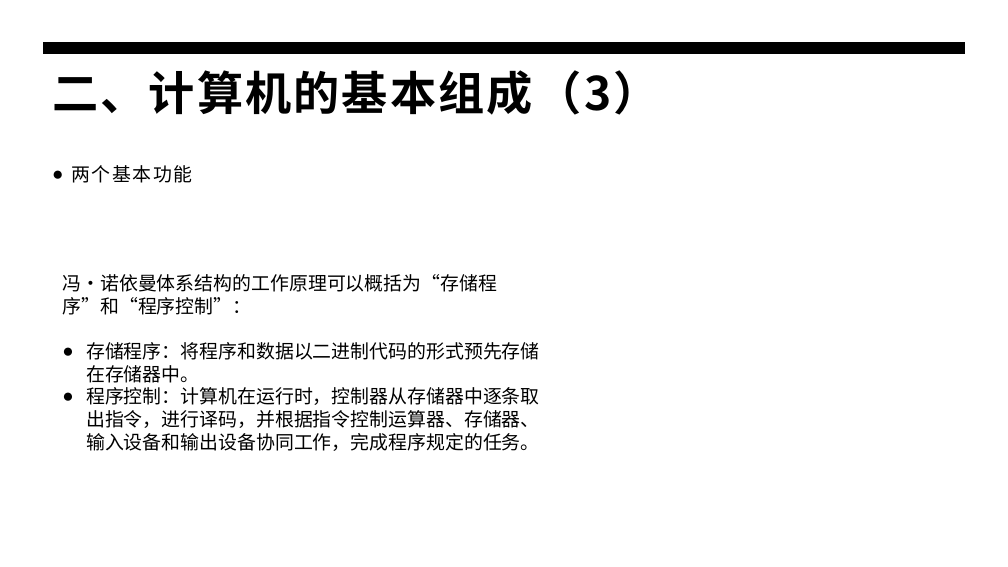
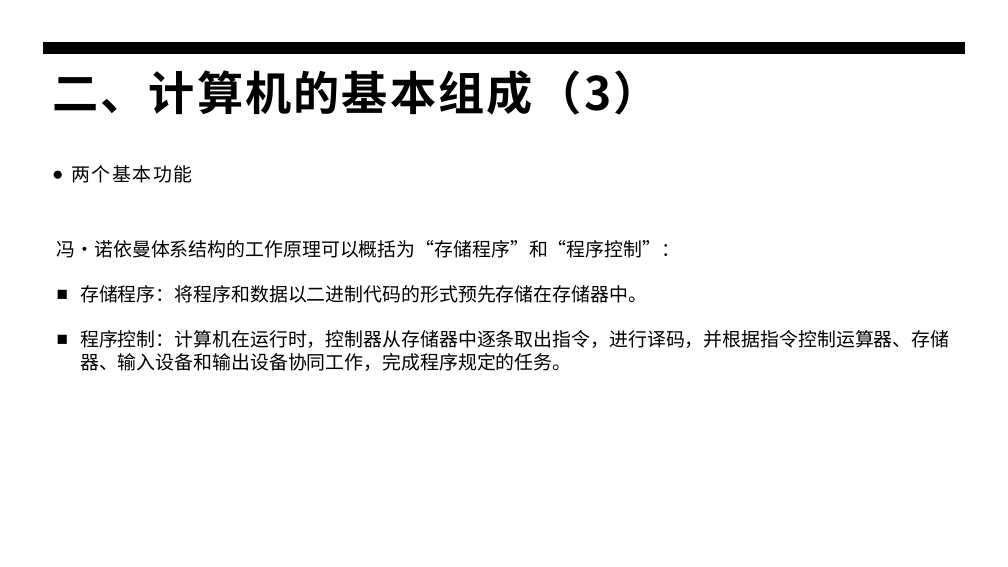
Before and after one commit to panxibei/writing, a slide deck: slide 10 of 44_心理学/21_浥尘伙伴社团独家密训课程：计算机编程开门课/浥尘伙伴社团原创：计算机编程开门课.pptx. Drawn at 1008x567 pixels with LibreOffice and Linux fonts; fonts in the diff are those of the drawing. Boxes give left, top, right and bottom in pixels: in the first picture for what was removed or moved away, otherwise in the second. Text is boxed around its words. In the diff, an @@ line names an element or a change of style, - is before the commit and + after.

```diff
--- a/44_心理学/21_浥尘伙伴社团独家密训课程：计算机编程开门课/浥尘伙伴社团原创：计算机编程开门课.pptx
+++ b/44_心理学/21_浥尘伙伴社团独家密训课程：计算机编程开门课/浥尘伙伴社团原创：计算机编程开门课.pptx
@@ text "冯·诺依曼体系结构的工作原理可以概括为“存储程序”和“程序控制”：": place and size @@
-text "冯·诺依曼体系结构的工作原理可以概括为“存储程序”和“程序控制”：" at (62,274,540,451)
+text "冯·诺依曼体系结构的工作原理可以概括为“存储程序”和“程序控制”：" at (57,240,949,371)
@@ text at (80,285,949,371): bullet ● to ■ @@
```
Also in this commit, not shown: 23 other slides changed, 2 slides added.
